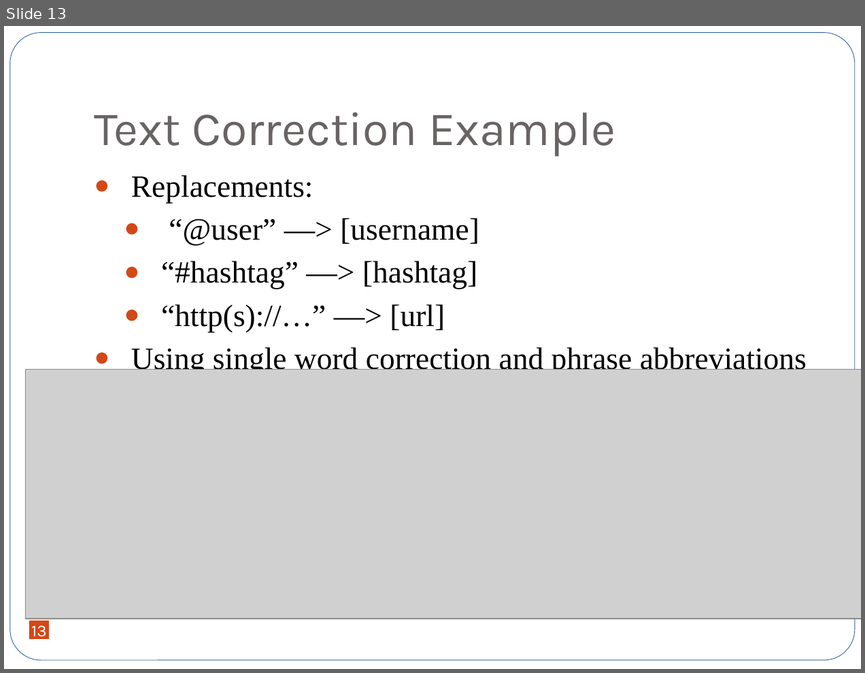
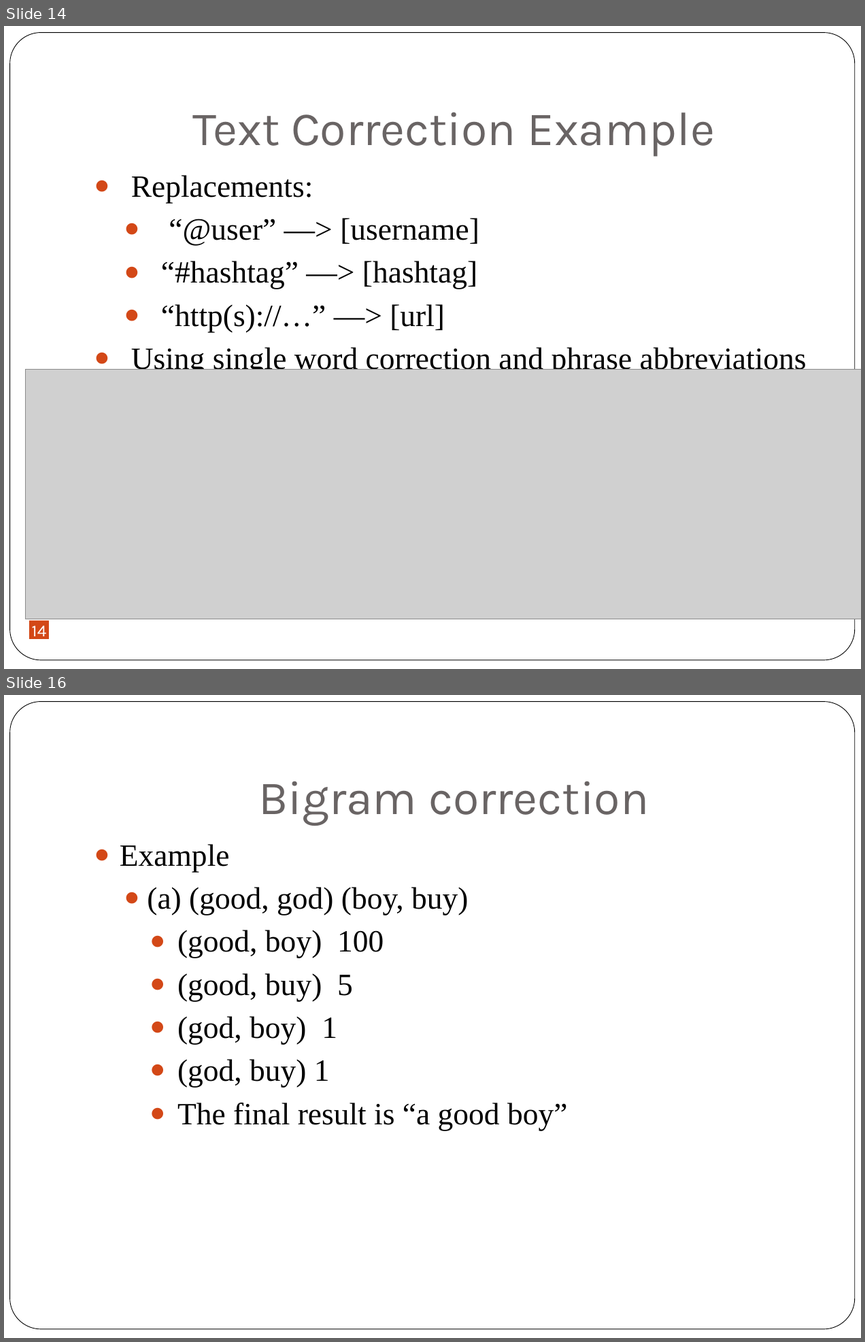
Before and after one commit to jxjzhang/CS246, a slide deck: Tweets purification.pptx. Shown one above the other, each under a label of ours: slide 13 before the commit, slides 14 and 16 after it; the slides between them are not shown. The pictures are 865x673 and 865x1342 pixels, drawn with LibreOffice and Linux fonts; fonts in the diff are those of the drawing; grey boxes stand for pictures. Boxes give left, top, right and bottom in pixels: in the first picture for what was removed or moved away, otherwise in the second. Text is boxed around its words. In the diff, an @@ line names an element or a change of style, - is before the commit and + after.

```diff
--- a/Tweets purification.pptx
+++ b/Tweets purification.pptx
@@ slide 16 added at [4, 695, 861, 1338], background #FFFFFF; not listed: 1 template element that a slide beside it also shows @@
@@ title added at [258, 781, 649, 825], 40 pt, text #696464 @@
+Bigram correction
@@ text added at [120, 844, 567, 1130], 26 pt, text #000000 @@
+● Example
+  ● (a) (good, god) (boy, buy)
+    ● (good, boy) 100
+    ● (good, buy) 5
+    ● (god, boy) 1
+    ● (god, buy) 1
+    ● The final result is “a good boy”
@@ what was slide 13 is now slide 14 @@
@@ slide 14 changed as well @@
@@ rounded rectangle at [10, 33, 855, 660]: outline none to #000000 0.5 pt @@
@@ title "Text Correction Example" at [193, 112, 715, 156]: alignment left to centre @@
@@ page number at [32, 625, 47, 640]: text changed @@
-13
+14
```
Also in this commit, not shown: 13 other slides changed, 2 other slides added, 1 slide removed, 1 other file.
